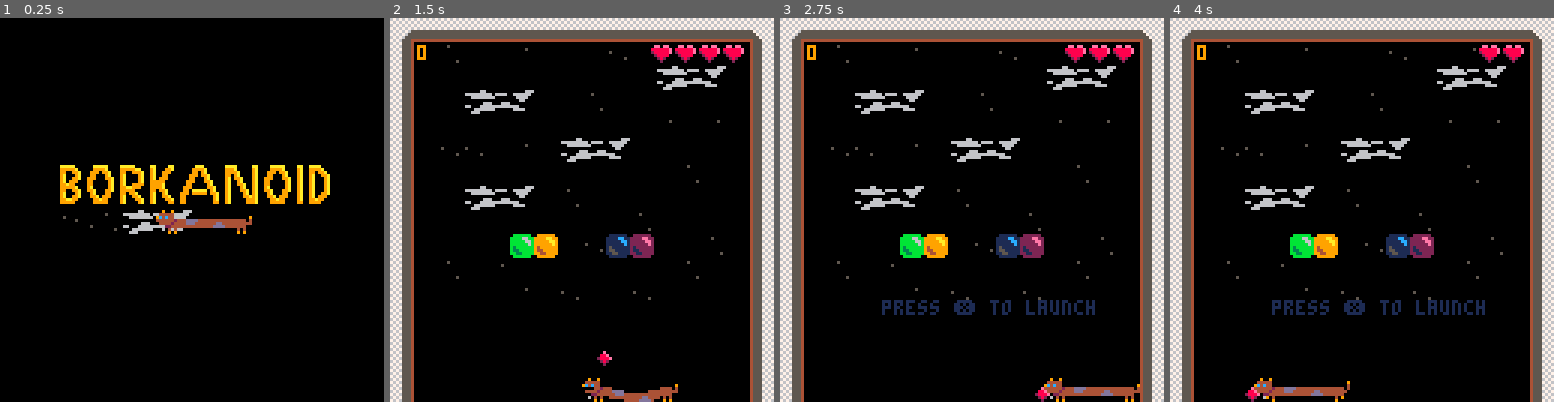
Above: before the commit, frames 1-4 (left to right).
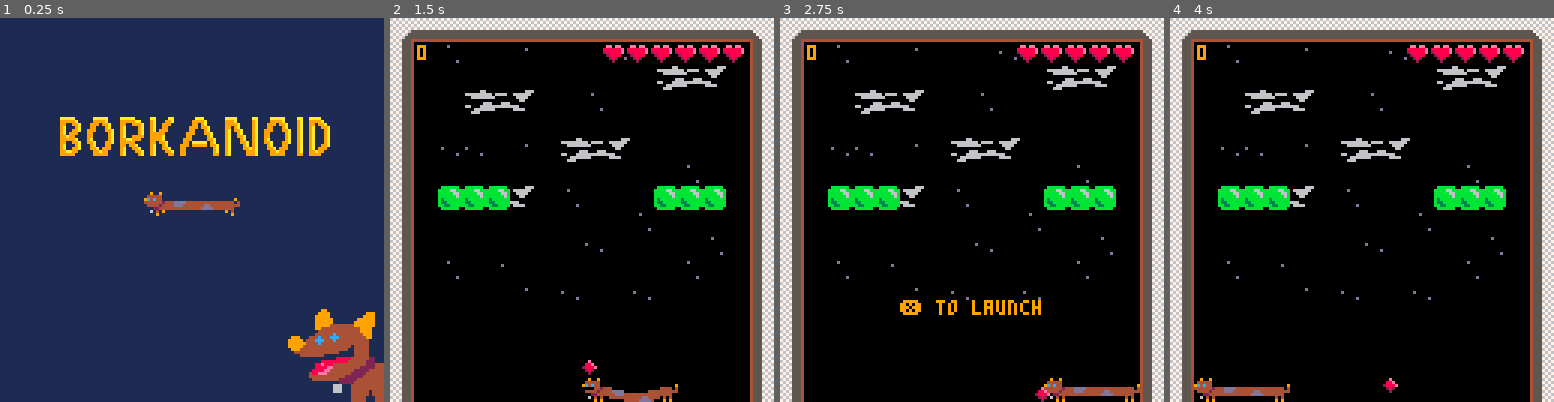
Above: after the commit, the same moments.

Repository: dan-powell/borkanoid
Game: PICO-8 cartridge ping.p8
The game is run twice, just before and just after one commit, with the same random seed, the same clock (stepped at 60 frames per second) and the same inputs.
Inputs:
- Up to frame 1 (0.25 s): no input
- Up to frame 2 (1.5 s): tap X (X key) at 0.33, 1.07 s; tap O (Z key) at 0.7 s
- Up to frame 3 (2.75 s): hold Right 1.6-2.1 s; tap O (Z key) at 1.7, 2.1, 2.5 s; tap X (X key) at 1.85 s; hold Right from 2.47 s (still down)
- Up to frame 4 (4 s): tap O (Z key) at 2.9, 3.3, 3.7 s; tap X (X key) at 2.97 s; release Right at 3.03 s; hold Left 3.08-3.58 s

The runs differ from the first frame. In frame 1, 100% of the frame differs, in the area x 0-100%, y 0-100%; in frame 2, 4.3%; in frame 3, 5.5%; in frame 4, 6.4%.

Commit message:
So close...

Diff:
--- a/ping.p8
+++ b/ping.p8
@@ -4,13 +4,12 @@
 
 -- borkanoid - an arkanoid/pinball hybrid thing by dannysomething (dan-powell.uk)
 
--- TODO
+-- todo
 
 -- falling pickups for bonus points
--- start screen
--- lose screen
+-- score screen
 -- refine gfx
--- refine physics (increase negative velocity limit)
+-- better sfx!
 -- music!
 
 -- basic de-buggery
@@ -22,8 +21,9 @@
 physics.gravity = 0.2
 physics.fx = 0.999
 physics.fy = 0.95
-physics.vxmax = 6 -- max x velocity
-physics.vymax = 16 -- max y velocity
+physics.vxmax = 4 -- max x velocity
+physics.vymax = 10 -- max y velocity
+physics.vymax_pos = 4 -- max y velocity
 
 -- tile grid
 grid = {}
@@ -55,7 +55,7 @@
         h = 128, -- height in pixels
         mx = 0, -- map tile x coordinate
         my = 0, -- map tile y coordinate
-        b = 4, -- number of bricks (so we know when cleared)
+        b = 6, -- number of bricks (so we know when cleared)
     },
     {
         next = 0,
@@ -110,12 +110,14 @@
 end
 
 function draw_title()
-    cls()
-    spr(64, 16, 48, 12, 3) -- title
-    spr(16, 52, 64, 4, 1) -- paddle
+    cls(1)
+    spr(64, 16, 32, 12, 2) -- title
+    spr(16 + (4 * (frame % 3)), 48, 58, 4, 1)
+    spr(76, 96, 96, 4, 4) -- bork
+    spr(76, 96, 96, 4, 4) -- bork
     if frame%8 == 0 or frame%8 == 1 or frame%8 == 2 then
     else
-        print("press 🅾️ to start", 34, 76)
+        print("press 🅾️ to start", 30, 76, 9)
     end
 end
 
@@ -153,6 +155,13 @@
 
     if status == 3 then
         -- level lost
+        if btn(4) then
+            finish()
+        end
+    end
+
+    if status == 4 then
+        -- game won
         if btn(4) then
             finish()
         end
@@ -175,8 +184,12 @@
 -- start the game
 function start()
     player = {}
-    player.lives = 4
+    player.lives = 6
     player.score = 0
+    player.lvl = 0
+    player.bricks = 0
+    player.bonus = 0
+    player.bounces = 0
 end
 
 -- reset balls & paddles
@@ -188,6 +201,7 @@
 end
 
 function next()
+    player.lvl += 1
     if level.next == 0 then
         init_scores()
     else
@@ -258,7 +272,7 @@
     local b = new_ball()
     b.x = paddle.x
     b.y = paddle.y - 3
-    b.vx = 0.25
+    b.vx = 0
     b.vy = -1
     add(balls, b)
 end
@@ -266,7 +280,11 @@
 -- check if level win critera achieved
 function check_win()
     if level.b <= 0 then
-        status = 2
+        if level.next == 0 then
+            status = 4
+        else
+            status = 2
+        end
     end
 end
 
@@ -400,9 +418,10 @@
         local cp = collide_paddle(fake.x + flr(fake.w/2), fake.y + fake.h -1)
         if cp > 0 then
             paddles[cp].s = 28
+            player.bounces += 1
             sfx(1)
-            b.ivy = (abs(b.ivy) * -1) - 1 - abs(paddles[cp].vx/10)
-            b.ivx += paddles[cp].vx/10
+            b.ivx += paddles[cp].vx/10 -- x velocity adjustment
+            b.ivy = (abs(b.ivy) * -1) - 1 - abs(paddles[cp].vx/8) -- y velocity adjustment
         end -- bottom, bounce up
     end
 
@@ -412,8 +431,8 @@
         sfx(3)
     else
         -- bring it all together and update the actual position
-        b.vx = limit_v(fake.ivx * i, physics.vxmax) --limit_velocity(fake.ivx * i)
-        b.vy = limit_v(fake.ivy * i, physics.vymax)
+        b.vx = limit_vx(fake.ivx * i) --limit_velocity(fake.ivx * i)
+        b.vy = limit_vy(fake.ivy * i)
         b.x = fake.x
         b.y = fake.y
     end
@@ -421,11 +440,21 @@
 end
 
 -- limit velocity to +/- l
-function limit_v(x, l)
+function limit_vx(x)
     if x > 0 then
-        return min(x, l)
+        return min(x, physics.vxmax)
     elseif x < 0 then
-        return max(x, l * -1)
+        return max(x, physics.vxmax * -1)
+    else
+        return 0
+    end
+end
+
+function limit_vy(y)
+    if y > 0 then
+        return min(y, physics.vymax_pos)
+    elseif y < 0 then
+        return max(y, physics.vymax * -1)
     else
         return 0
     end
@@ -450,7 +479,7 @@
     return 0
 end
 
--- Debounce - used in relation tiles
+-- debounce - used in relation tiles
 debounce = {}
 function set_debounce(x,y,v)
     x += (level.mx * 8)
@@ -473,7 +502,7 @@
     return true
 end
 
--- Decrement all debounce values (each frame)
+-- decrement all debounce values (each frame)
 function update_debounce(x,y)
     for k, v in pairs(debounce) do
         debounce[k] -= 1
@@ -483,12 +512,12 @@
 -- collide with a collidable tile
 function collide(x, y)
     t=tget(x, y)
-    -- Test if tile is physical
+    -- test if tile is physical
     if fget(t, 0) then
-        -- Test if tile is a brick
+        -- test if tile is a brick
         if fget(t, 1) then
 
-            -- Check if tile has a debounce value
+            -- check if tile has a debounce value
             if has_debounce(x,y) == false then
                 if fget(t, 5) then
                     -- 4th brick
@@ -506,13 +535,14 @@
                     player.score += 75
                     sfx(2)
                 elseif fget(t, 2) then
-                    -- Lightest brick
+                    -- lightest brick
                     tset(x, y, 0)
                     player.score += 100
                     level.b -= 1
+                    player.bricks += 1
                     sfx(2)
                 end
-                set_debounce(x,y,60) -- Set a debounce on tile
+                set_debounce(x,y,45) -- set a debounce on tile
             end
         end
         return true
@@ -548,19 +578,19 @@
     camera(0, cam.y)
     draw_ui()
     if status == 0 then
-        print('press ❎ to launch', cam.x + flr(cam.w/2) - 30, cam.y + flr(cam.h/2) + 30, 1)
+        print('❎ to launch', cam.x + flr(cam.w/2) - 24, cam.y + flr(cam.h/2) + 30, 9)
     end
     if status == 2 then
-        print('level complete', cam.x + flr(cam.w/2) - 26, cam.y + flr(cam.h/2) + 30, 1)
-        print('press 🅾️ for next level', cam.x + flr(cam.w/2) - 36, cam.y + flr(cam.h/2) + 40, 1)
+        print('level complete', cam.x + flr(cam.w/2) - 26, cam.y + flr(cam.h/2) + 20, 12)
+        print('🅾️ for next level', cam.x + flr(cam.w/2) - 32, cam.y + flr(cam.h/2) + 30, 9)
     end
     if status == 3 then
-        print('lost', cam.x + flr(cam.w/2) - 26, cam.y + flr(cam.h/2) + 30, 1)
-        print('press 🅾️ for scores', cam.x + flr(cam.w/2) - 36, cam.y + flr(cam.h/2) + 40, 1)
+        print('you lose :(', cam.x + flr(cam.w/2) - 20, cam.y + flr(cam.h/2) + 20, 8)
+        print('🅾️ for scores', cam.x + flr(cam.w/2) - 28, cam.y + flr(cam.h/2) + 30, 9)
     end
     if status == 4 then
-        print('complete!', cam.x + flr(cam.w/2) - 26, cam.y + flr(cam.h/2) + 30, 1)
-        print('press 🅾️ for scores', cam.x + flr(cam.w/2) - 36, cam.y + flr(cam.h/2) + 40, 1)
+        print('you win!', cam.x + flr(cam.w/2) - 16, cam.y + flr(cam.h/2) + 20, 3)
+        print('🅾️ for scores', cam.x + flr(cam.w/2) - 28, cam.y + flr(cam.h/2) + 30, 9)
     end
 end
 
@@ -622,9 +652,15 @@
 end
 
 function draw_scores()
-    cls()
-    print("your score", 48, 76)
-    print("press start to try again", 18, 84)
+    cls(2)
+    camera(0,0)
+    print("good jorb", 48, 24, 11)
+    print("score: " .. player.score, 48, 32, 7)
+    print("level: " .. player.lvl, 48, 48, 7)
+    print("bricks: " .. player.bricks, 48, 56, 7)
+    print("bounces: " .. player.bounces, 48, 64, 7)
+    print("lives left: " .. player.lives, 48, 72, 7)
+    print("❎ to try again", 24, 96, 9)
 end
 
 -- ====================================
@@ -712,20 +748,28 @@
 
 
 
+…(8 lines of a section not shown)…
 __gff__
 00000000000000000000000000000000000000000000000000000000000000000101010101010101010101010101010107070b070b13070b132301010101010100000000000000000000000000000000000000000000000000000000000000000000000000000000000000000000000000000000000000000000000000000000
 0000000000000000000000000000000000000000000000000000000000000000000000000000000000000000000000000000000000000000000000000000000000000000000000000000000000000000000000000000000000000000000000000000000000000000000000000000000000000000000000000000000000000000
 __map__
 2423232323232323232323232323232524232323232323232323232323232325232323232323232323232323232323230000000000000000000000000000000000000000000000000000000000000000000000000000000000000000000000000000000000000000000000000000000000000000000000000000000000000000
 2100620000600000006100006000002021000000000000000000000000000020230000000000000000000000000000230000000000000000000000000000000000000000000000000000000000000000000000000000000000000000000000000000000000000000000000000000000000000000000000000000000000000000
-210000000000000000000063646500202100002a22222222222222222b000020230000000000000000000000000000230000000000000000000000000000000000000000000000000000000000000000000000000000000000000000000000000000000000000000000000000000000000000000000000000000000000000000
-2100006364650000620000000000002021000020242323232323232521000020230000000024000000002400000000230000000000000000000000000000000000000000000000000000000000000000000000000000000000000000000000000000000000000000000000000000000000000000000000000000000000000000
-2100000000000000000000600060002021000028290000000000002829000020230000002400000000000024000000230000000000000000000000000000000000000000000000000000000000000000000000000000000000000000000000000000000000000000000000000000000000000000000000000000000000000000
+2100000000000000000000636465002021003030000000000000000030300020230000000000000000000000000000230000000000000000000000000000000000000000000000000000000000000000000000000000000000000000000000000000000000000000000000000000000000000000000000000000000000000000
+2100006364650000620000000000002021000000000000000000000000000020230000000024000000002400000000230000000000000000000000000000000000000000000000000000000000000000000000000000000000000000000000000000000000000000000000000000000000000000000000000000000000000000
+2100000000000000000000000000002021000000000000000000000000000020230000002400000000000024000000230000000000000000000000000000000000000000000000000000000000000000000000000000000000000000000000000000000000000000000000000000000000000000000000000000000000000000
 2100616100600063646500000000002021000000000000000000000000000020230000240000000000000000240000230000000000000000000000000000000000000000000000000000000000000000000000000000000000000000000000000000000000000000000000000000000000000000000000000000000000000000
-210000000000000000000000620000202100002e0000000000000000002e0020230000000000002020000000000000230000000000000000000000000000000000000000000000000000000000000000000000000000000000000000000000000000000000000000000000000000000000000000000000000000000000000000
-210000636465006200000000000000202100002f0030300000303000002f0020240000000000002020000000000000240000000000000000000000000000000000000000000000000000000000000000000000000000000000000000000000000000000000000000000000000000000000000000000000000000000000000000
-2100000000000000000062000000002021000000002a2b00002a2b0000000020240000240000000000000000240000240000000000000000000000000000000000000000000000000000000000000000000000000000000000000000000000000000000000000000000000000000000000000000000000000000000000000000
-2100000000303200613539000062002021000000002829000028290000000020240000002400000000000024000000240000000000000000000000000000000000000000000000000000000000000000000000000000000000000000000000000000000000000000000000000000000000000000000000000000000000000000
+2100000000000000000000006200002021000000000000000000000000000020230000000000002020000000000000230000000000000000000000000000000000000000000000000000000000000000000000000000000000000000000000000000000000000000000000000000000000000000000000000000000000000000
+2100303030650062000000303030002021000000000000000000000000000020240000000000002020000000000000240000000000000000000000000000000000000000000000000000000000000000000000000000000000000000000000000000000000000000000000000000000000000000000000000000000000000000
+2100000000000000000062000000002021000000000000000000000000000020240000240000000000000000240000240000000000000000000000000000000000000000000000000000000000000000000000000000000000000000000000000000000000000000000000000000000000000000000000000000000000000000
+2100000000000000610000000062002021000000000000000000000000000020240000002400000000000024000000240000000000000000000000000000000000000000000000000000000000000000000000000000000000000000000000000000000000000000000000000000000000000000000000000000000000000000
 2100620060000000000000006200002021000000000000000000000000000020240000000024000000002400000000240000000000000000000000000000000000000000000000000000000000000000000000000000000000000000000000000000000000000000000000000000000000000000000000000000000000000000
 2100000000600061000061000000002021000000000000000000000000000020240000000000000000000000000000240000000000000000000000000000000000000000000000000000000000000000000000000000000000000000000000000000000000000000000000000000000000000000000000000000000000000000
 2100000000000000000000000000002021000000000000000000000000000020240000000000000000000000000000240000000000000000000000000000000000000000000000000000000000000000000000000000000000000000000000000000000000000000000000000000000000000000000000000000000000000000
Not shown, changed: 31 lines of the sprite sheet (__gfx__) section of ping.p8
